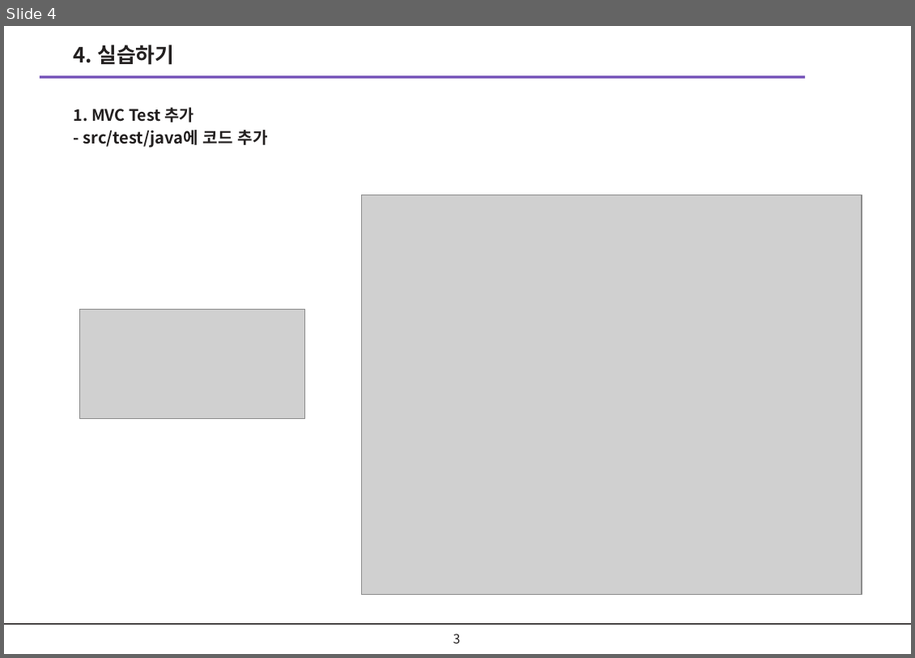
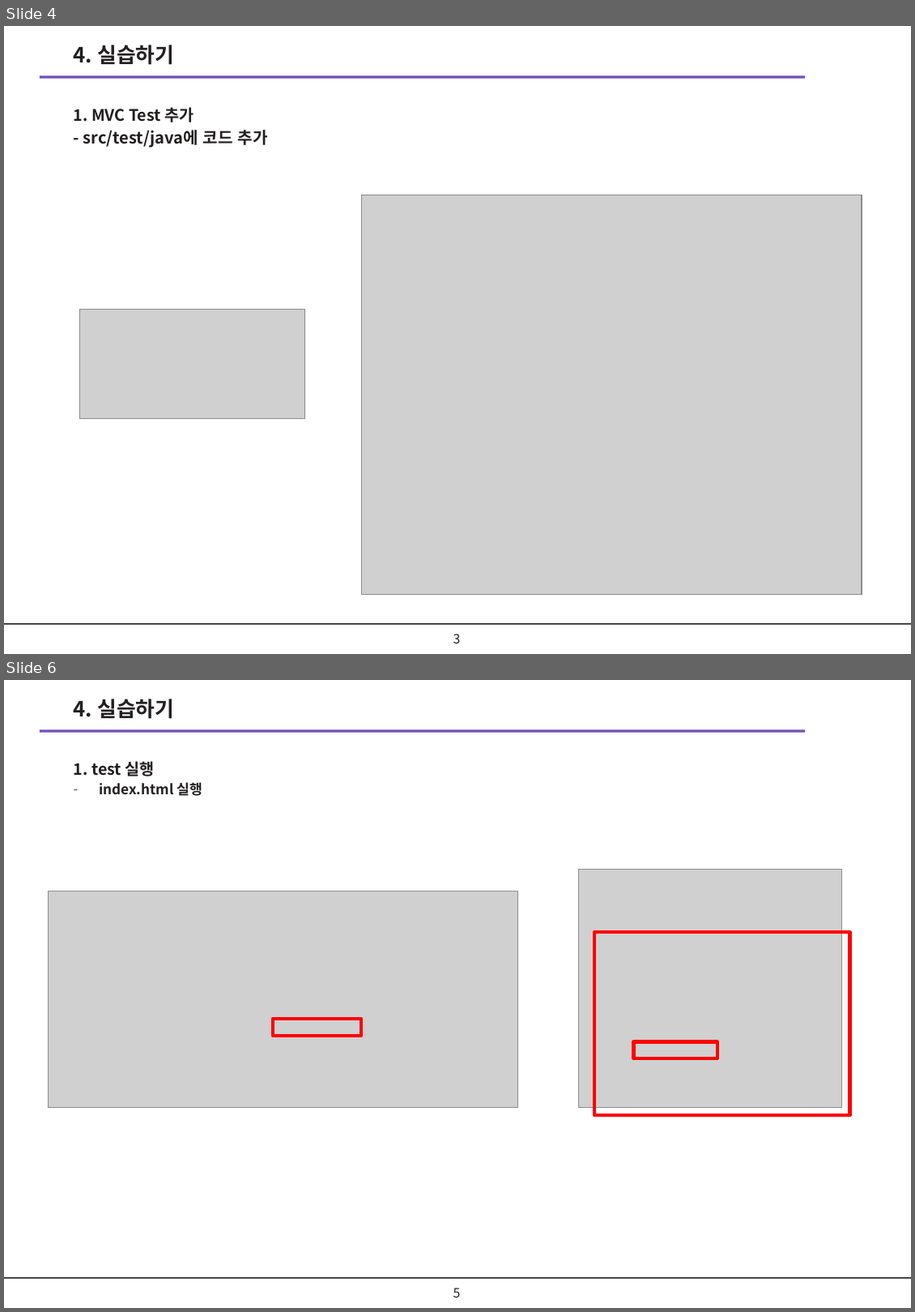
Before and after one commit to noheul1030/KOPO-Spring, a slide deck: KOPO-Spring(윤교수님)/스프링(v2023)/스프링_4강 junit test.pptx. Shown one above the other, each under a label of ours: slide 4 before the commit, slides 4 and 6 after it; the slides between them are not shown. The pictures are 915x658 and 915x1312 pixels, drawn with LibreOffice and Linux fonts; fonts in the diff are those of the drawing; grey boxes stand for pictures; background and template pictures are left out. Boxes give left, top, right and bottom in pixels: in the first picture for what was removed or moved away, otherwise in the second. Text is boxed around its words. In the diff, an @@ line names an element or a change of style, - is before the commit and + after.

```diff
--- a/KOPO-Spring(윤교수님)/스프링(v2023)/스프링_4강 junit test.pptx
+++ b/KOPO-Spring(윤교수님)/스프링(v2023)/스프링_4강 junit test.pptx
@@ slide 6 added at <box>4,680,911,1308</box>, background #FFFFFF; not listed: 2 template elements that a slide beside it also shows @@
@@ text added at <box>74,699,174,719</box>, 18 pt, text #221F1F, bold @@
+4. 실습하기
@@ text added at <box>74,761,203,796</box>, 12 pt, text #221F1F, bold @@
+1. test 실행
+– index.html 실행
@@ picture added at <box>578,870,842,1107</box> @@
@@ picture added at <box>49,891,518,1108</box> @@
@@ rectangle added at <box>594,932,850,1116</box>, outline #FF0000 3 pt @@
@@ rectangle added at <box>273,1019,361,1036</box>, outline #FF0000 3 pt @@
@@ rectangle added at <box>634,1042,718,1058</box>, outline #FF0000 3 pt @@
@@ page number added at <box>454,1288,461,1297</box>, 11 pt, text #221F1F @@
+5
```
Also in this commit, not shown: 2 other slides added, 16 other files.
